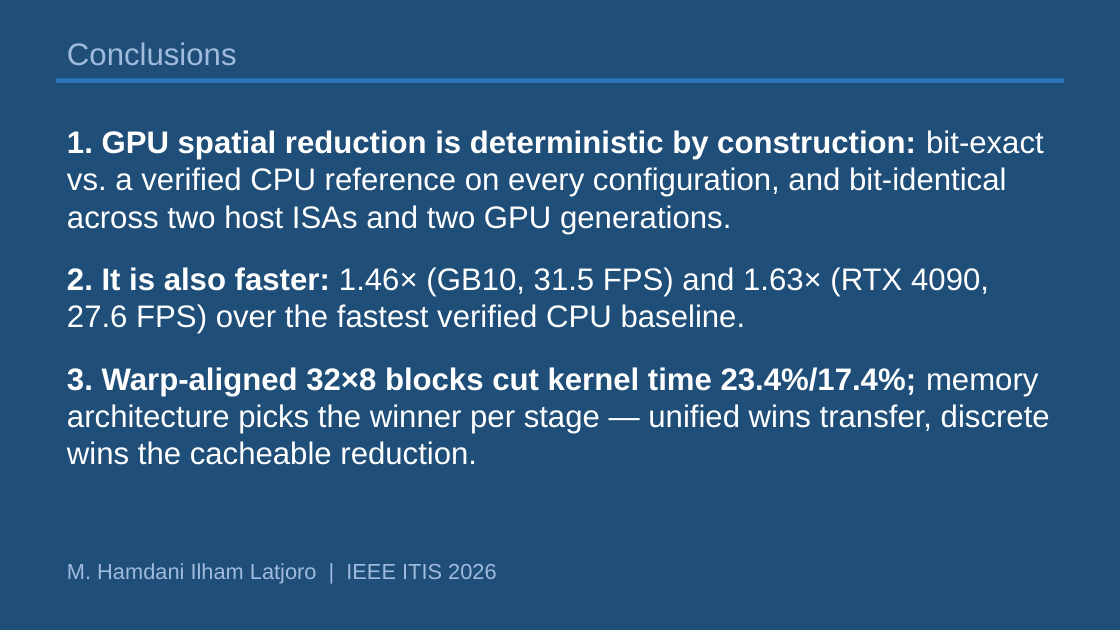
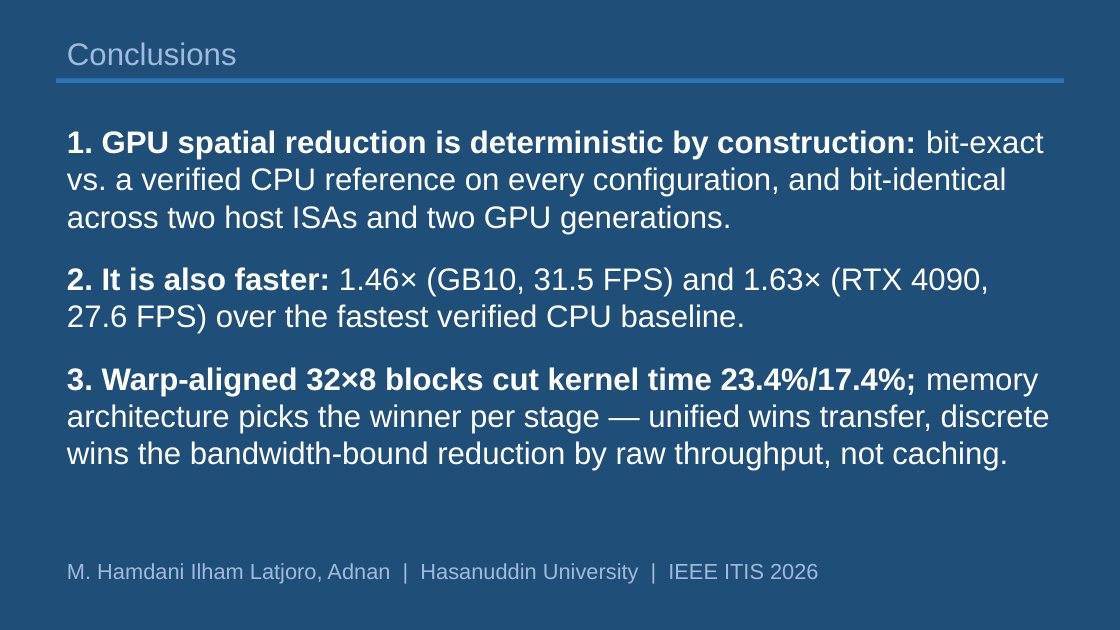
Before and after one commit to dhank77/paper-conf, a slide deck: slide 17 of newpaper/presentation/itis_presentation.pptx (slide 16 before the commit). Drawn at 1120x630 pixels with LibreOffice and Linux fonts; fonts in the diff are those of the drawing. Boxes give left, top, right and bottom in pixels: in the first picture for what was removed or moved away, otherwise in the second. Text is boxed around its words. In the diff, an @@ line names an element or a change of style, - is before the commit and + after.

Commit message:
itis presentation

```diff
--- a/newpaper/presentation/itis_presentation.pptx
+++ b/newpaper/presentation/itis_presentation.pptx
@@ text at <box>67,367,1050,471</box>: text changed @@
-3. Warp-aligned 32×8 blocks cut kernel time 23.4%/17.4%; memory architecture picks the winner per stage — unified wins transfer, discrete wins the cacheable reduction.
+3. Warp-aligned 32×8 blocks cut kernel time 23.4%/17.4%; memory architecture picks the winner per stage — unified wins transfer, discrete wins the bandwidth-bound reduction by raw throughput, not caching.
@@ text at <box>67,563,818,584</box>: text changed @@
-M. Hamdani Ilham Latjoro | IEEE ITIS 2026
+M. Hamdani Ilham Latjoro, Adnan | Hasanuddin University | IEEE ITIS 2026
```
Also in this commit, not shown: 3 other slides changed, 4 slides added, 3 slides removed, 1 other file.
